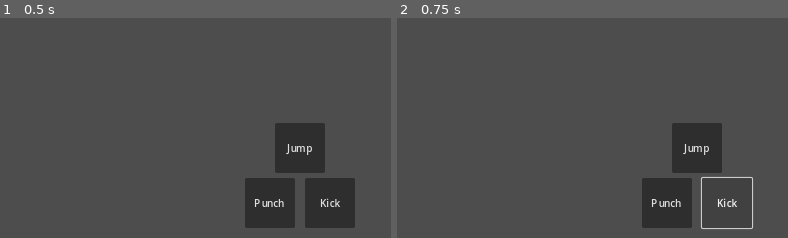
Above: before the commit, frames 1-2 (left to right).
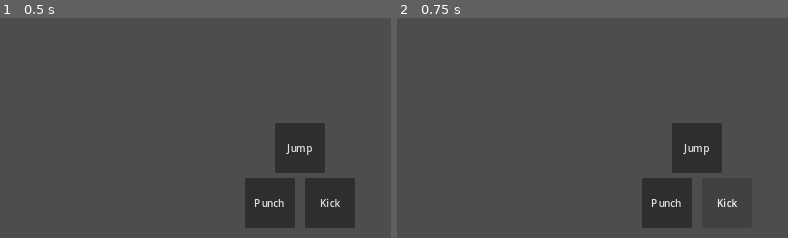
Above: after the commit, the same moments.

Repository: adamonine-stack/hashire-kaminari-dakkan-no-kobushi
Game: Godot game, scene res://scenes/Battle.tscn
Two runs of this game, one before a commit and one after it. Both use one fixed random seed, a clock stepped at 60 frames per second and the inputs below.
Inputs:
- Up to frame 1 (0.5 s): no input
- Up to frame 2 (0.75 s): click "Kick" at 0.5 s
The pictures show only the part of the screen within x 50-100%, y 50-100%; the shares and areas given below are measured in that part.

Frame 1 is identical in both runs. In frame 2, 0.2% of the frame differs, in the area x 77-92%, y 72-96%.

Commit message:
Dev010 connect kick UI button

Diff:
--- a/godot/scripts/ui/battle_ui_input.gd
+++ b/godot/scripts/ui/battle_ui_input.gd
@@ -5,6 +5,7 @@
 	"MoveRightButton": "move_right",
 	"CrouchButton": "crouch",
 	"PunchButton": "attack",
+	"KickButton": "kick",
 	"JumpButton": "jump",
 }
 
